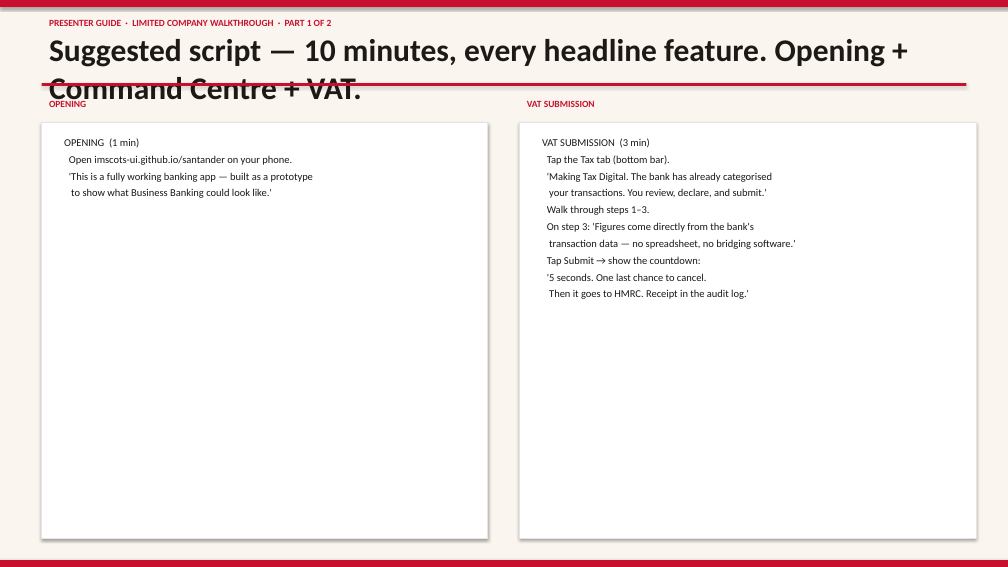
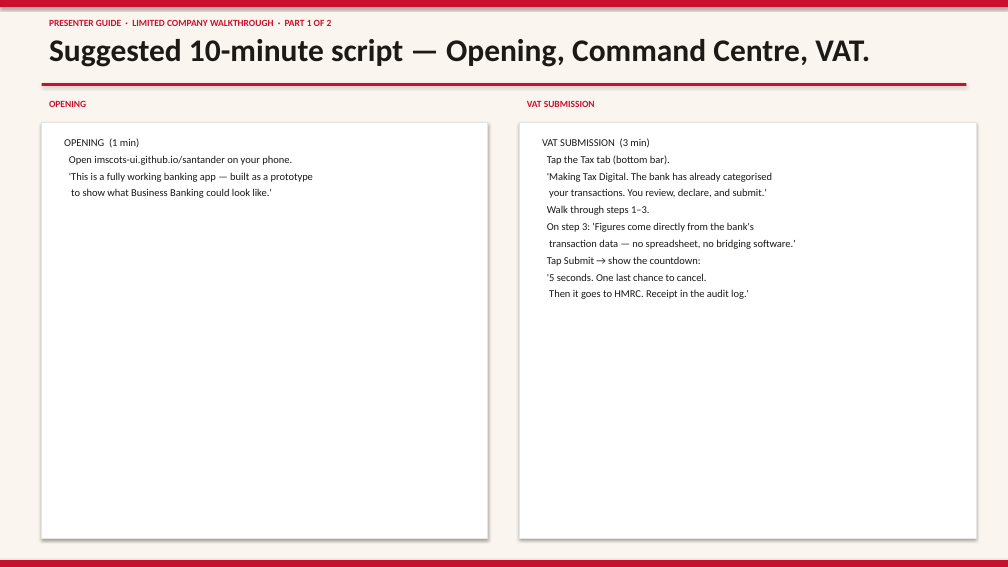
Before and after one commit to imscots-ui/santander, a slide deck: slide 20 of Santander_LimitedCompany_Walkthrough.pptx. Drawn at 1008x567 pixels with LibreOffice and Linux fonts; fonts in the diff are those of the drawing. Boxes give left, top, right and bottom in pixels: in the first picture for what was removed or moved away, otherwise in the second. Text is boxed around its words. In the diff, an @@ line names an element or a change of style, - is before the commit and + after.

```diff
--- a/Santander_LimitedCompany_Walkthrough.pptx
+++ b/Santander_LimitedCompany_Walkthrough.pptx
@@ text at [49,39,870,67]: text changed @@
-Suggested script — 10 minutes, every headline feature. Opening + Command Centre + VAT.
+Suggested 10-minute script — Opening, Command Centre, VAT.
```
Also in this commit, not shown: 4 other slides changed, 8 other files.
